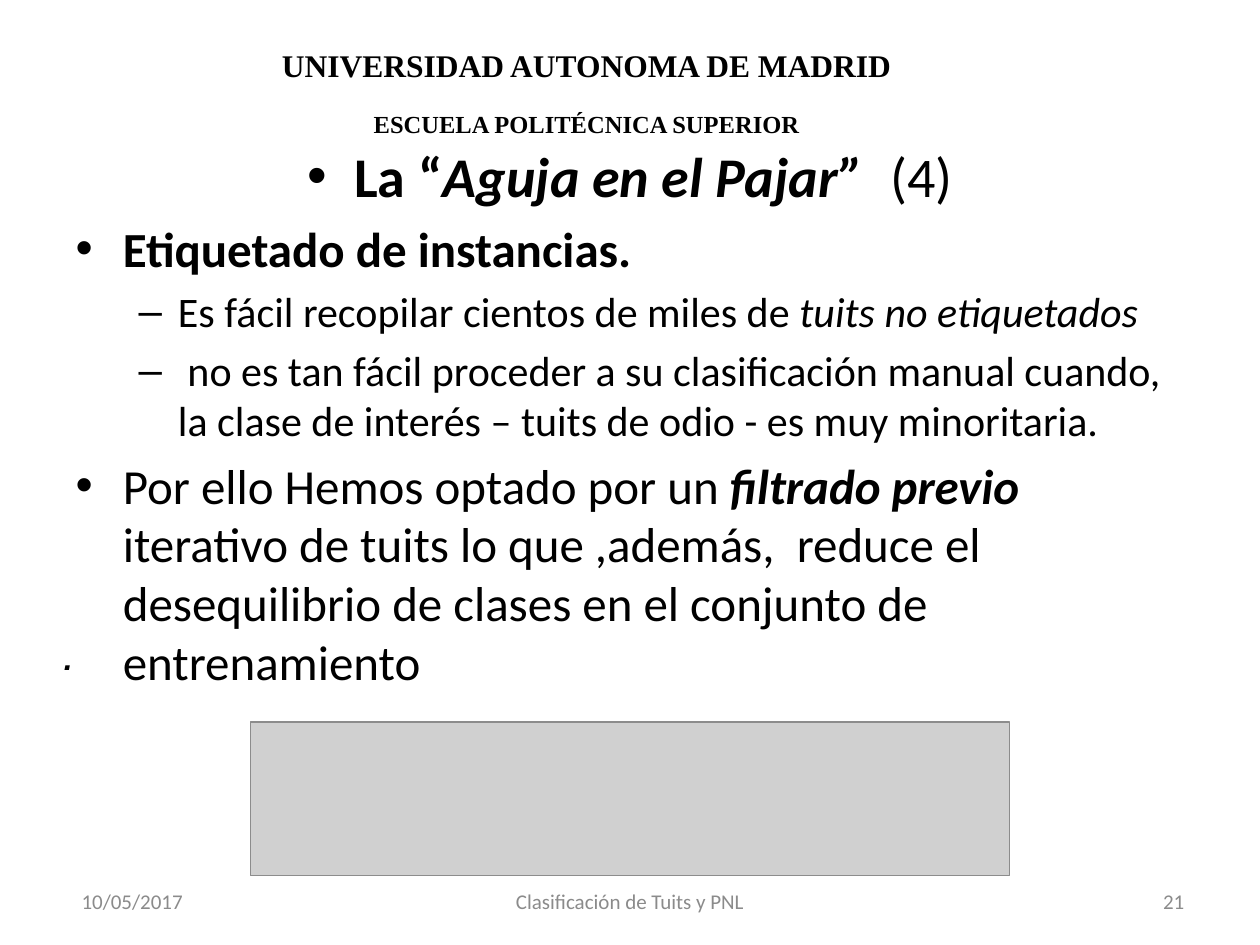
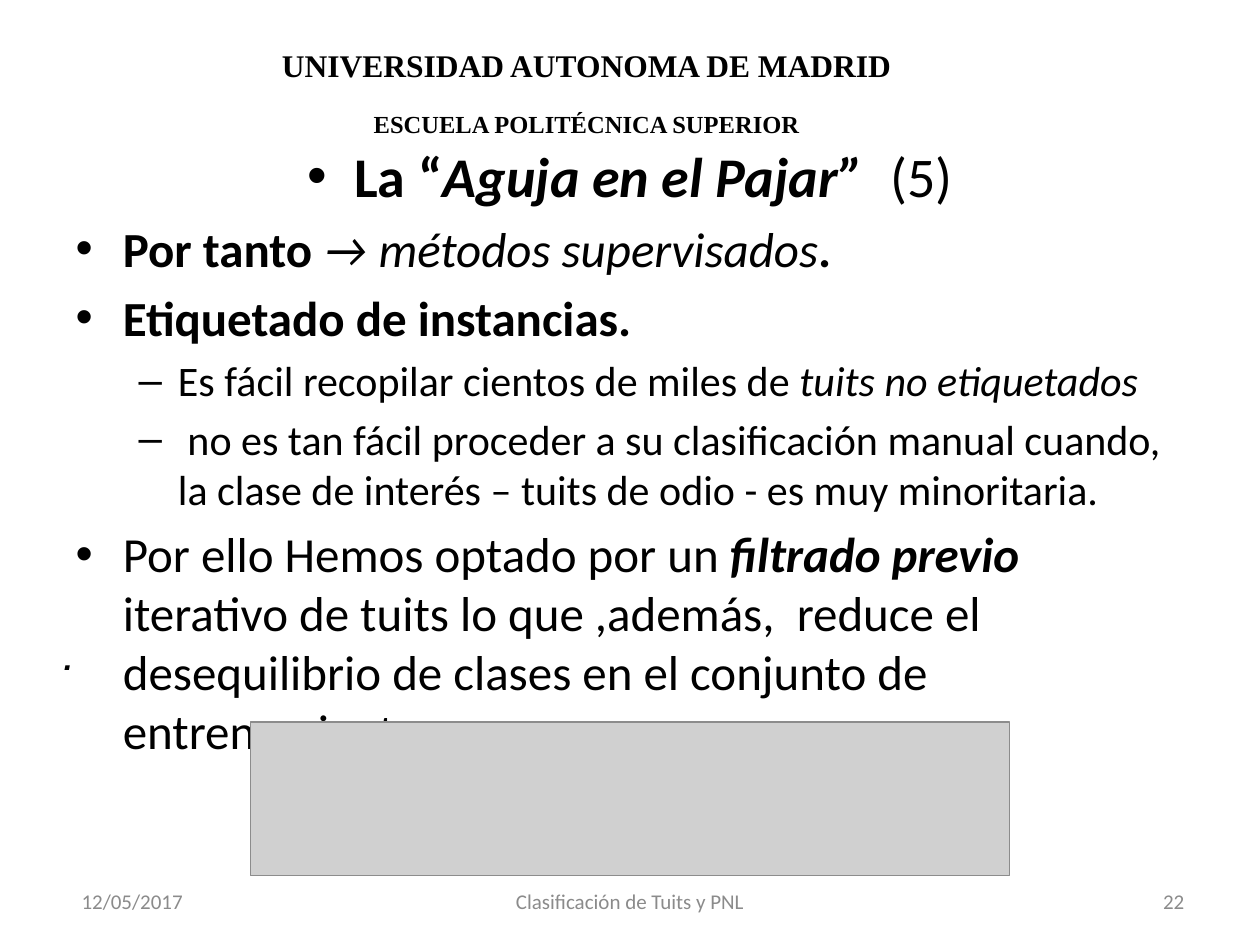
Before and after one commit to FlorLoreto/TFG, a slide deck: slide 22 of Presentación/NPLV3.pptx (slide 21 before the commit). Drawn at 1260x945 pixels with LibreOffice and Linux fonts; fonts in the diff are those of the drawing; grey boxes stand for pictures; background and template pictures are left out. Boxes give left, top, right and bottom in pixels: in the first picture for what was removed or moved away, otherwise in the second. Text is boxed around its words. In the diff, an @@ line names an element or a change of style, - is before the commit and + after.

Commit message:
No Supervisado incluido

```diff
--- a/Presentación/NPLV3.pptx
+++ b/Presentación/NPLV3.pptx
@@ text at [123, 156, 952, 275]: text changed; size 32 to 28 pt @@
-• La “Aguja en el Pajar” (4)
+• La “Aguja en el Pajar” (5)
+• Por tanto → métodos supervisados.
@@ text at [82, 894, 183, 910]: text changed @@
-10/05/2017
+12/05/2017
@@ page number at [1163, 895, 1184, 909]: text changed @@
-21
+22
```
Also in this commit, not shown: 41 other slides changed, 1 slide added, 8 other files.
